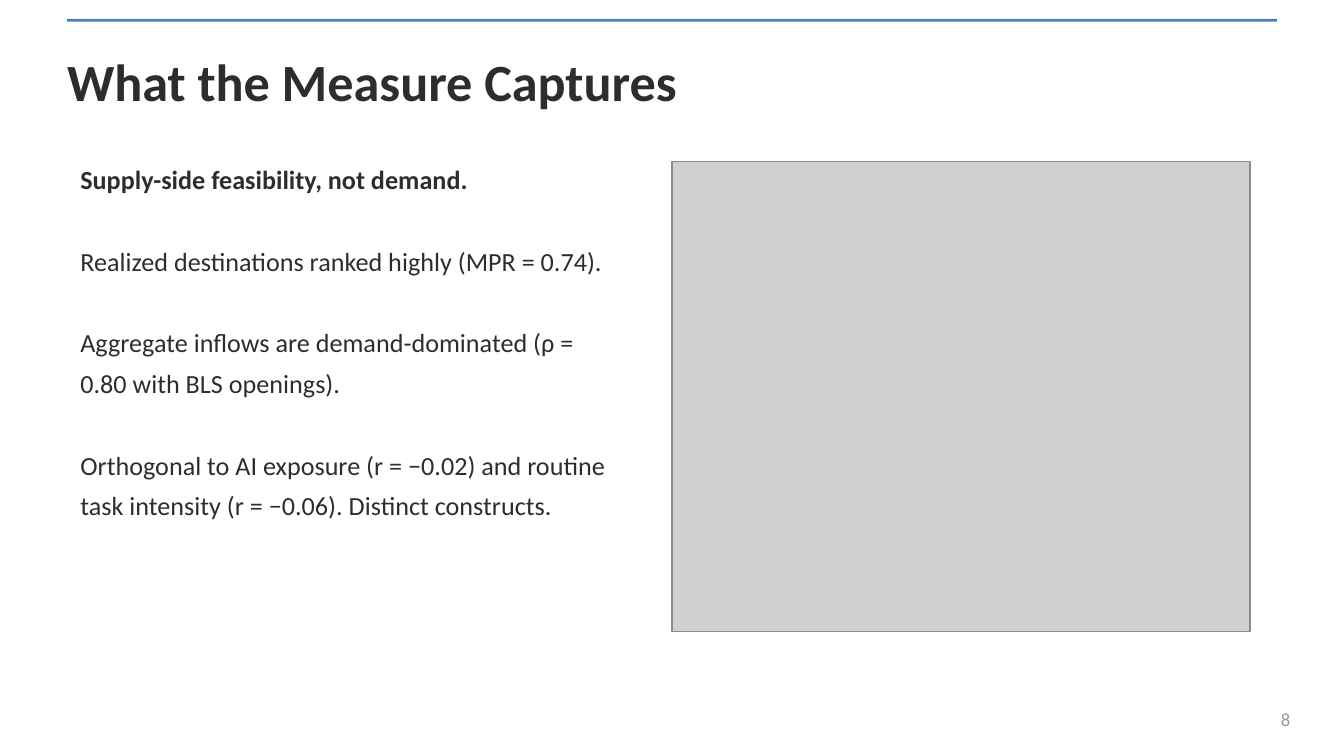
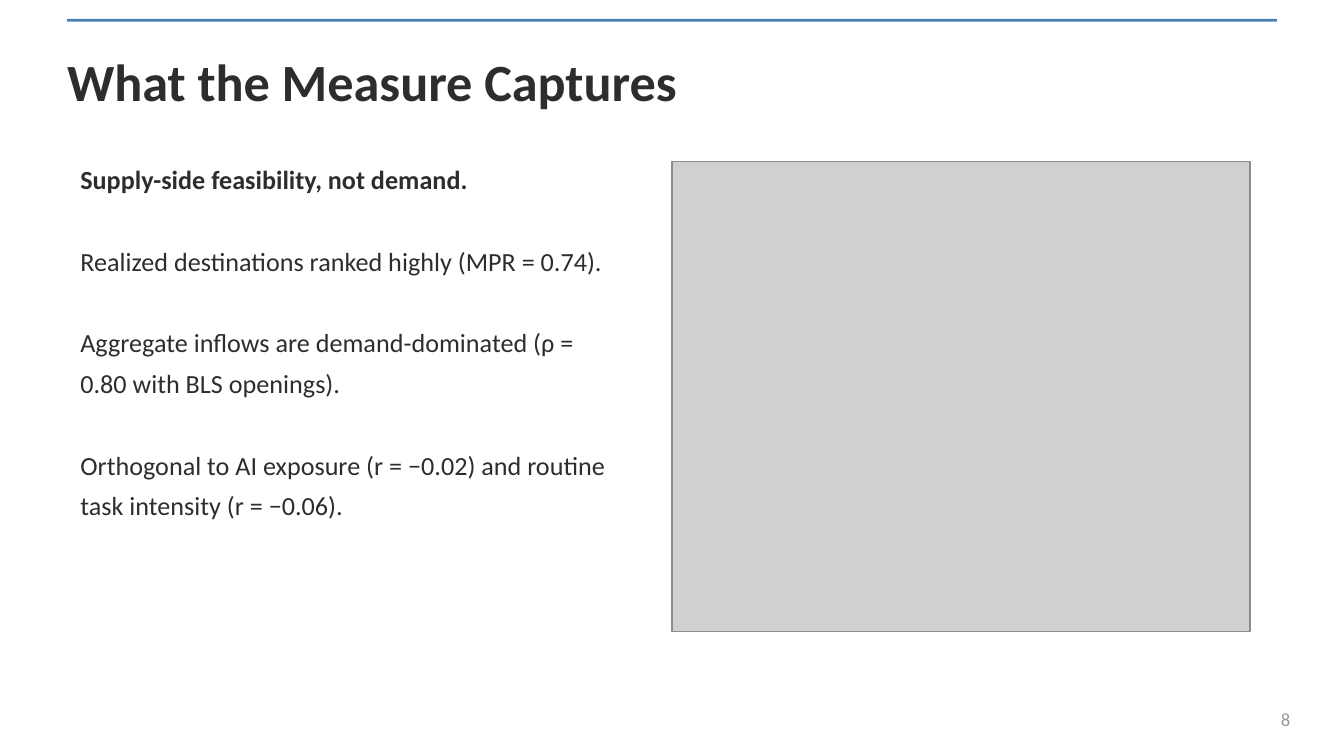
Before and after one commit to spencer2718/task-space-model, a slide deck: slide 8 of writing/presentation/task_embeddings_deck.pptx. Drawn at 1344x756 pixels with LibreOffice and Linux fonts; fonts in the diff are those of the drawing; grey boxes stand for pictures. Boxes give left, top, right and bottom in pixels: in the first picture for what was removed or moved away, otherwise in the second. Text is boxed around its words. In the diff, an @@ line names an element or a change of style, - is before the commit and + after.

```diff
--- a/writing/presentation/task_embeddings_deck.pptx
+++ b/writing/presentation/task_embeddings_deck.pptx
@@ text at (80,456,605,520): text changed @@
-Orthogonal to AI exposure (r = −0.02) and routine task intensity (r = −0.06). Distinct constructs.
+Orthogonal to AI exposure (r = −0.02) and routine task intensity (r = −0.06).
```
Also in this commit, not shown: 2 other slides changed, 1 other file.
